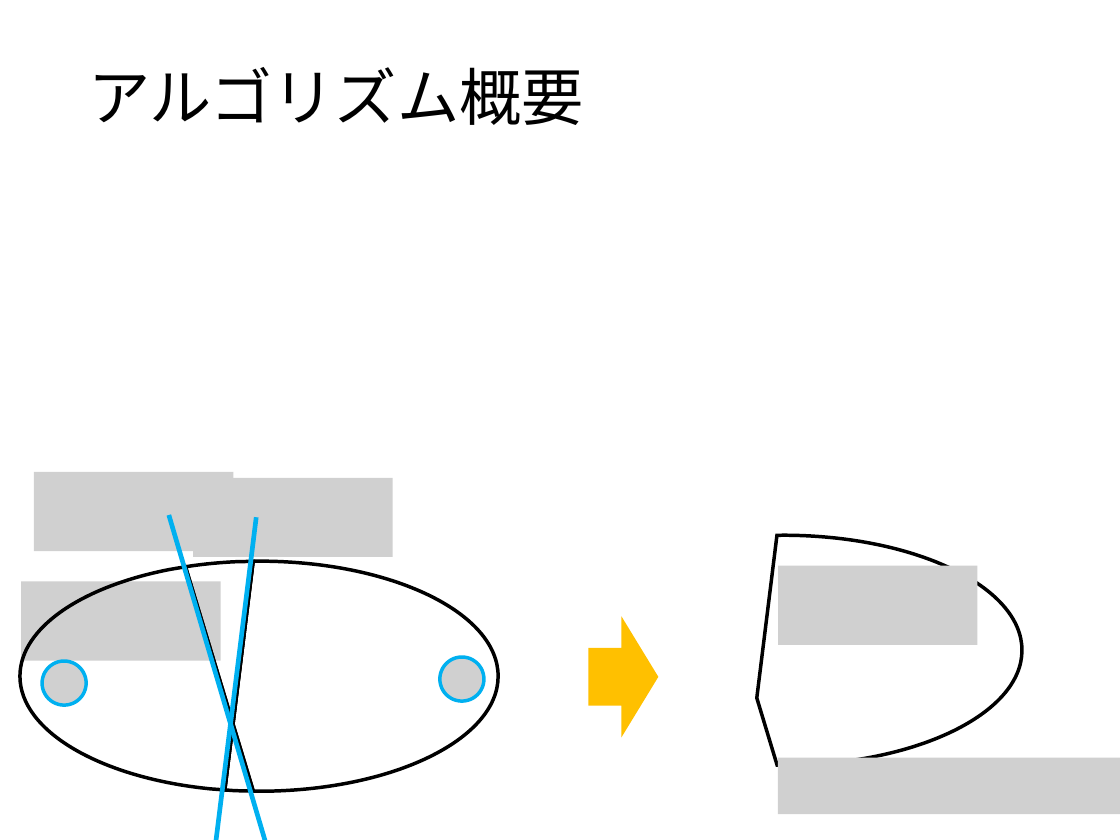
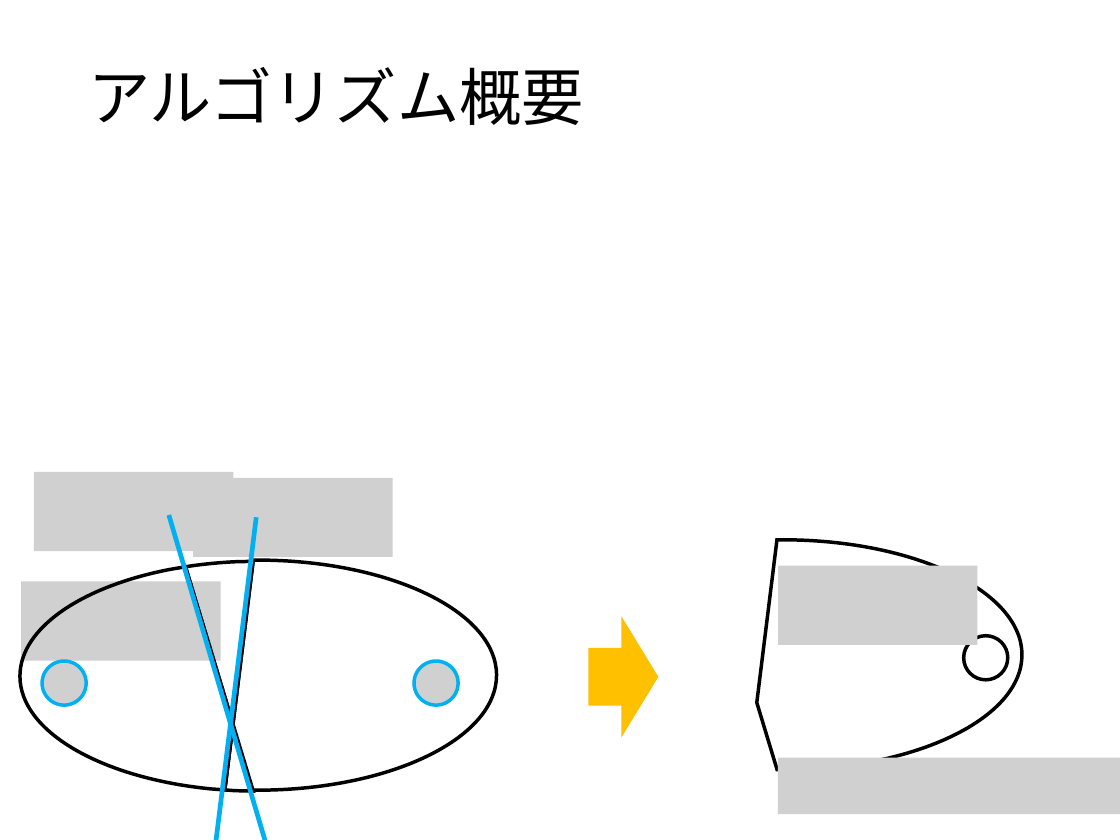
Before and after one commit to ssmr0410/share, a slide deck: slide 8 of slide/mizutani_pre.pptx. Drawn at 1120x840 pixels with LibreOffice and Linux fonts; fonts in the diff are those of the drawing; grey boxes stand for pictures. Boxes give left, top, right and bottom in pixels: in the first picture for what was removed or moved away, otherwise in the second. Text is boxed around its words. In the diff, an @@ line names an element or a change of style, - is before the commit and + after.

```diff
--- a/slide/mizutani_pre.pptx
+++ b/slide/mizutani_pre.pptx
@@ freeform shape at [188,502,516,811]: outline redrawn @@
@@ freeform shape: place and size @@
-freeform shape at [713,477,1042,786]
+freeform shape at [713,481,1042,791]
@@ picture removed at [440,657,484,701] @@
@@ picture added at [414,661,458,704] @@
```
Also in this commit, not shown: 2 other slides changed, 2 slides added, 10 other files.
